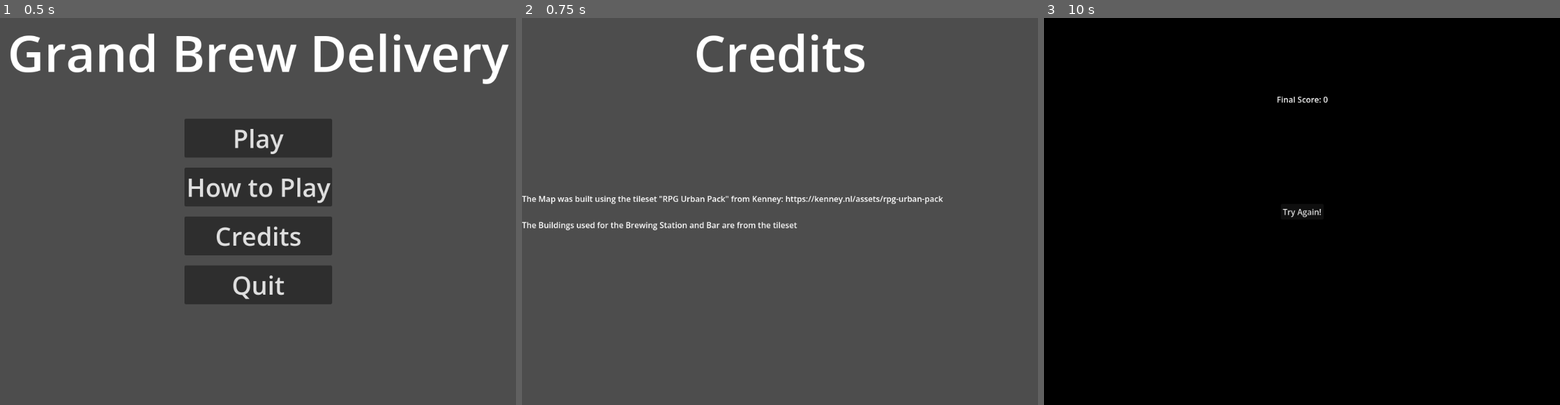
Above: before the commit, frames 1-3 (left to right).
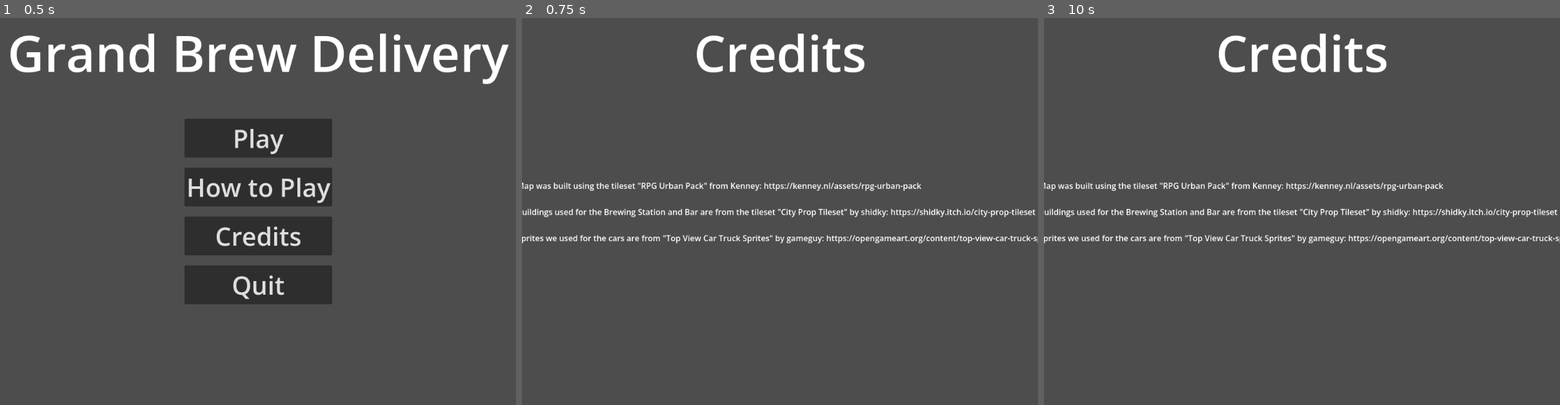
Above: after the commit, the same moments.

Repository: BastianTnd/grand-brew-delivery
Game: Godot game, scene res://Game/MainMenu/main_menu.tscn
The game is run twice, just before and just after one commit, with the same random seed, the same clock (stepped at 60 frames per second) and the same inputs.
Inputs:
- Up to frame 1 (0.5 s): no input
- Up to frame 2 (0.75 s): click "Credits" at 0.5 s
- Up to frame 3 (10 s): tap Enter at 1.25, 2.75, 4.25 s; hold Right (ui_right) 1.28-2.03 s; tap Space at 2, 3.5, 5 s; hold Down (ui_down) 2.03-2.78 s; hold Right (ui_right) 2.78-3.53 s; hold Up (ui_up) 3.53-4.28 s; hold Left (ui_left) 4.28-5.78 s; hold Down (ui_down) 5.78-6.53 s; hold Right (ui_right) 6.53-7.28 s; hold Up (ui_up) 7.28-8.03 s; hold Right (ui_right) 8.03-8.78 s; hold Down (ui_down) 8.78-9.53 s; hold Left (ui_left) from 9.53 s (still down)

Frame 1 is identical in both runs. In frame 2, 3.4% of the frame differs, in the area x 0-100%, y 42-59%; in frame 3, 100%, in the area x 0-100%, y 0-100%.

Commit message:
- Timer 3min - Added Credits

Diff:
--- a/godot_project/Game/CreditsMenu/credits.tscn
+++ b/godot_project/Game/CreditsMenu/credits.tscn
@@ -42,4 +42,6 @@
 layout_mode = 2
 text = "The Map was built using the tileset \"RPG Urban Pack\" from Kenney: https://kenney.nl/assets/rpg-urban-pack
 
-The Buildings used for the Brewing Station and Bar are from the tileset"
+The Buildings used for the Brewing Station and Bar are from the tileset \"City Prop Tileset\" by shidky: https://shidky.itch.io/city-prop-tileset
+
+The Sprites we used for the cars are from \"Top View Car Truck Sprites\" by gameguy: https://opengameart.org/content/top-view-car-truck-sprites"
--- a/godot_project/score_manager.gd
+++ b/godot_project/score_manager.gd
@@ -3,7 +3,7 @@
 signal delivery_completed
 signal game_over
 
-@export var game_time : float = 10.0
+@export var game_time : float = 240.0
 var total_points : float = 0.0
 var items_collected : int = 0
 var time_left : float
